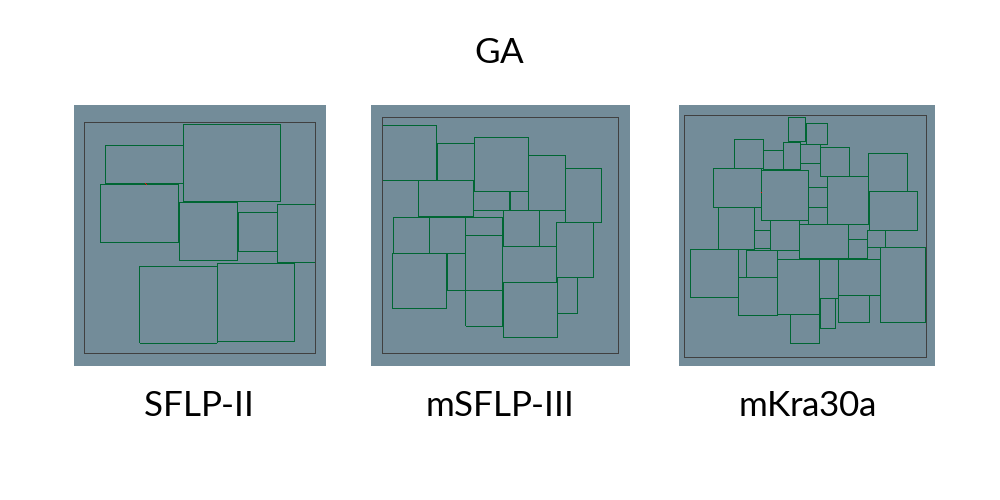
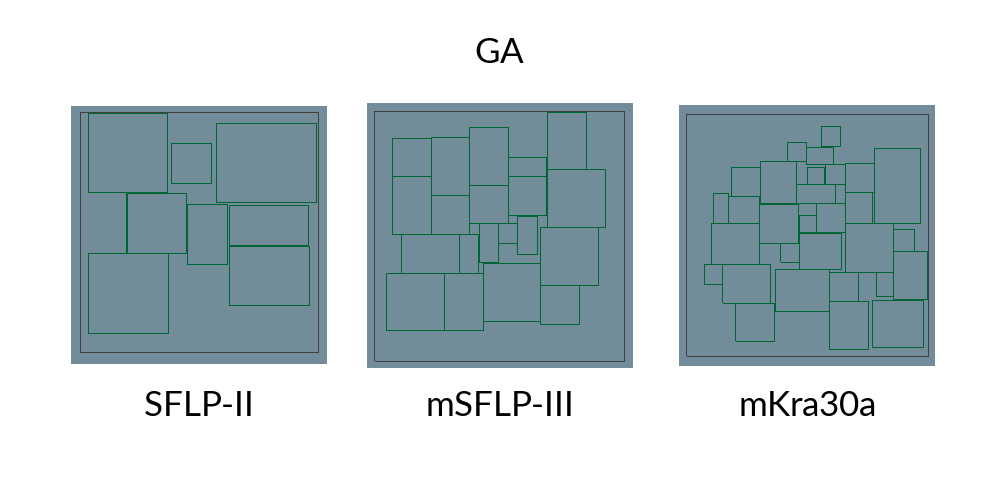
Comparing the layer stacks of the two 1000 x 500 images. Changes:
painted on "mKra30a" over [684, 114, 929, 358]
painted on "mSFLP-III" over [367, 103, 633, 368]
painted on "SFLP-II" over [71, 105, 327, 366]
